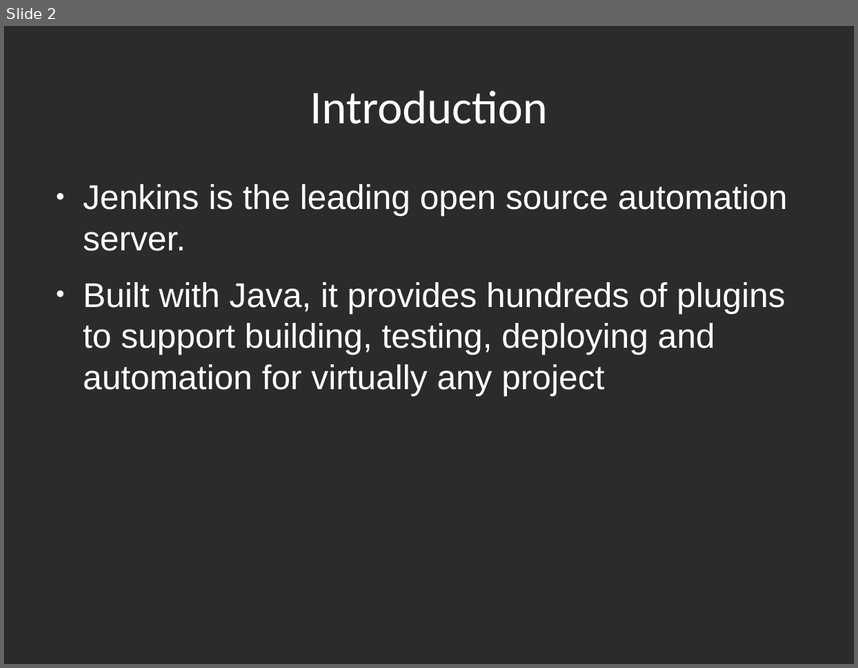
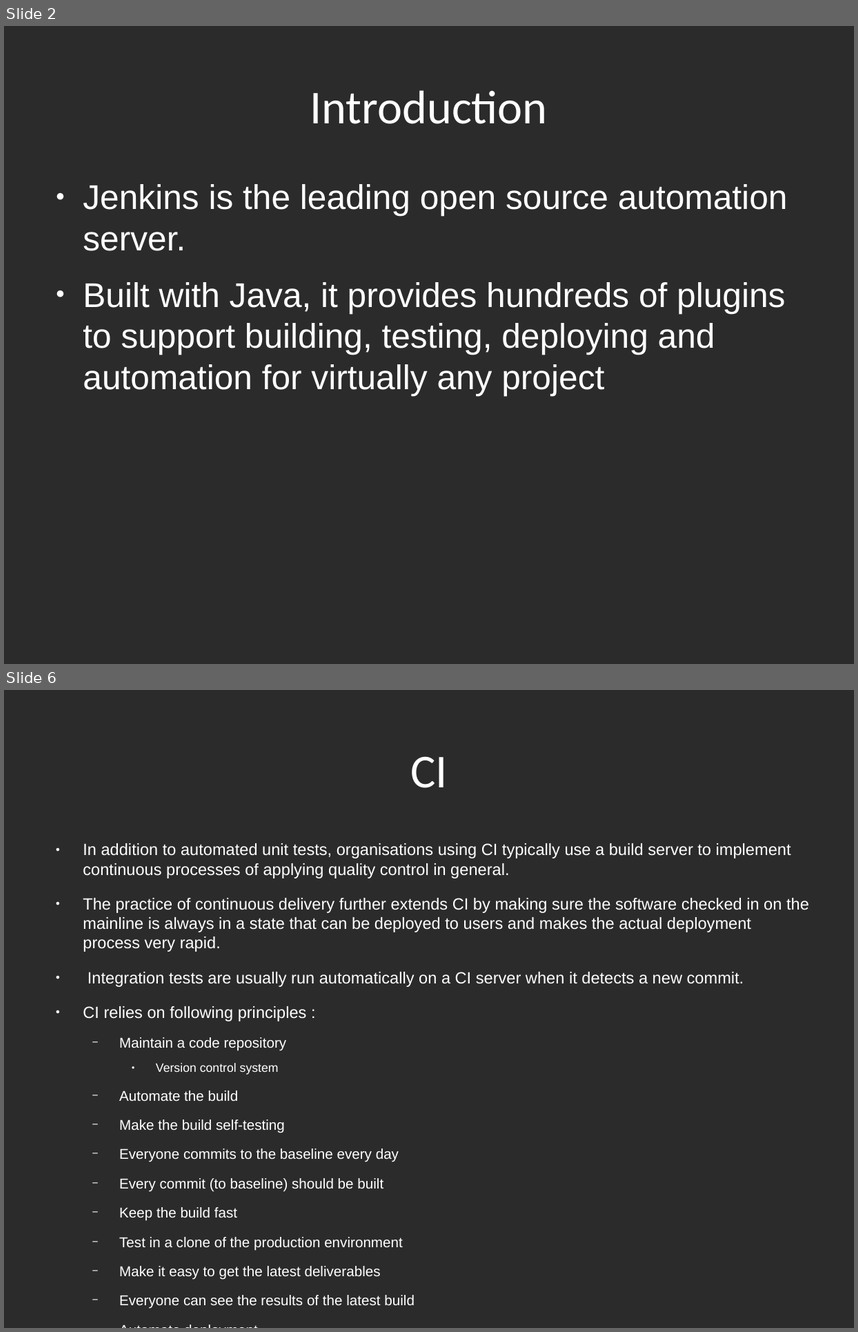
Before and after one commit to shikha-desai/Internship_PreWork, a slide deck: Tools/Jenkins/Jenkins_Notes.odp. Shown one above the other, each under a label of ours: slide 2 before the commit, slides 2 and 6 after it; the slides between them are not shown. The pictures are 858x668 and 858x1332 pixels, drawn with LibreOffice and Linux fonts; fonts in the diff are those of the drawing; background and template pictures are left out; a plain dark background stands for a picture behind light text. Boxes give left, top, right and bottom in pixels: in the first picture for what was removed or moved away, otherwise in the second. Text is boxed around its words. In the diff, an @@ line names an element or a change of style, - is before the commit and + after.

```diff
--- a/Tools/Jenkins/Jenkins_Notes.odp
+++ b/Tools/Jenkins/Jenkins_Notes.odp
@@ slide 6 added at [4, 690, 854, 1328], background picture (left out) @@
@@ title added at [410, 756, 448, 788], 44 pt, text #FFFFFF @@
+CI
@@ text added at [83, 843, 809, 1308], 15.2 pt, text #FFFFFF @@
+● In addition to automated unit tests, organisations using CI typically use a build server to implement continuous processes of applying quality control in general.
+● The practice of continuous delivery further extends CI by making sure the software checked in on the mainline is always in a state that can be deployed to users and makes the actual deployment process very rapid.
+● Integration tests are usually run automatically on a CI server when it detects a new commit.
+● CI relies on following principles :
+  − Maintain a code repository
+    ● Version control system
+  − Automate the build
+  − Make the build self-testing
+  − Everyone commits to the baseline every day
+  − Every commit (to baseline) should be built
+  − Keep the build fast
+  − Test in a clone of the production environment
+  − Make it easy to get the latest deliverables
+  − Everyone can see the results of the latest build
+  − Automate deployment
```
Also in this commit, not shown: 1 slide changed, 3 other slides added, 3 other files.
